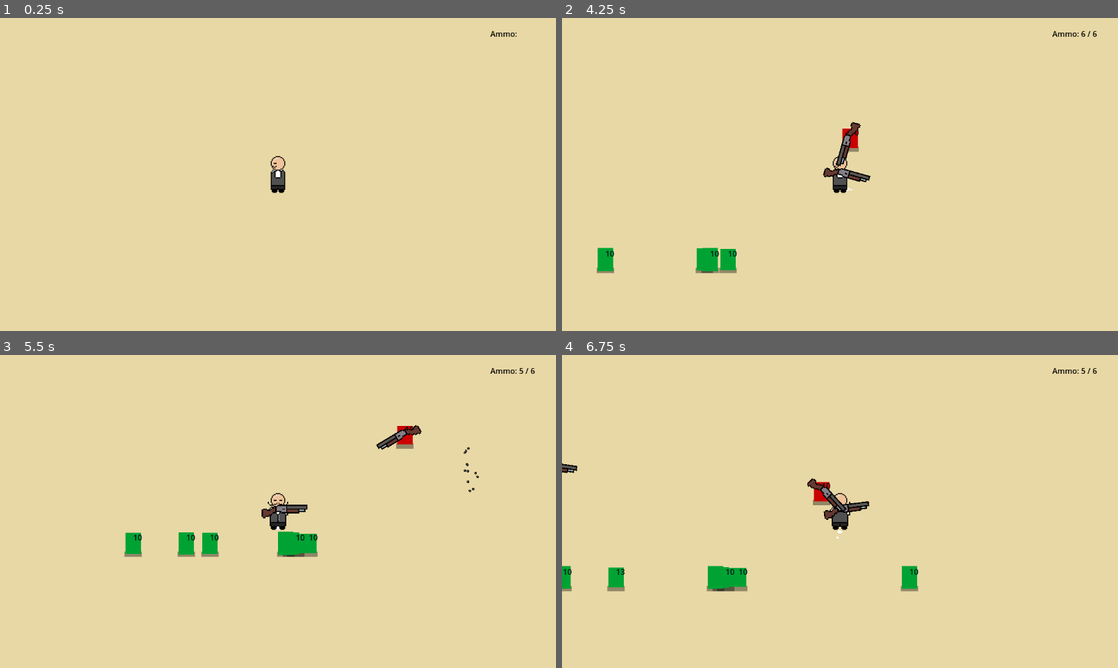
Above: before the commit, frames 1-4 (two rows, left to right).
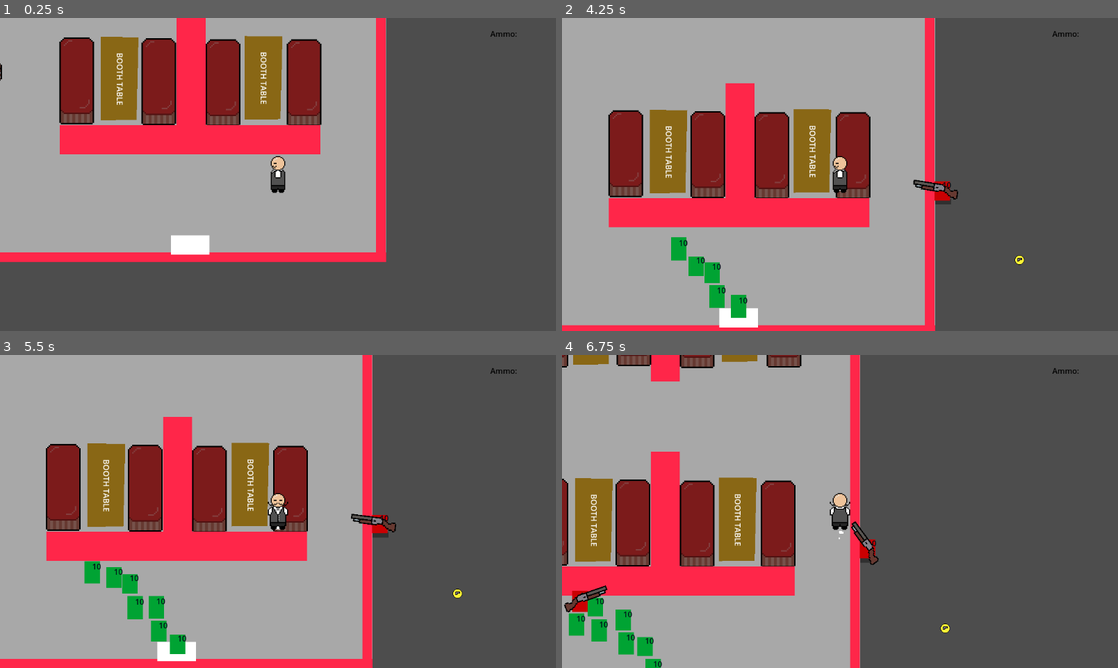
Above: after the commit, the same moments.

Repository: macgrubbers/Pizza-Shooty
Game: Godot game, scene res://scenes/game.tscn
The game is run twice, just before and just after one commit, with the same random seed, the same clock (stepped at 60 frames per second) and the same inputs. Sound files missing from this copy of the repository are replaced by a short silence.
Inputs (mouse positions are in pixels of both pictures, inside the frame that each line leads up to):
- Up to frame 1 (0.25 s): no input
- Up to frame 2 (4.25 s): tap Enter at 0.5 s; move the mouse to (962, 158) at 0.52 s; hold D (move_right) 0.53-1.28 s; tap 1 (spawn_customer) at 0.6, 1.55, 2.1, 3.05, 3.8 s; move the mouse to (728, 190) at 1.27 s; hold S (move_down) 1.28-2.03 s; click (728, 190) at 1.35 s; move the mouse to (895, 105) at 2.02 s; hold D (move_right) 2.03-2.78 s; move the mouse to (812, 237) at 2.77 s; hold W (move_up) 2.78-3.53 s; tap 2 (spawn_enemy) at 2.85 s; move the mouse to (1006, 221) at 3.52 s; hold A (move_left) from 3.53 s (still down); tap 3 (spawn_pickup) at 3.6 s; tap R (reload) at 4.15 s
- Up to frame 3 (5.5 s): move the mouse to (111, 464) at 4.27 s; tap 1 (spawn_customer) at 4.35, 5.3 s; move the mouse to (305, 511) at 5.02 s; release A (move_left) at 5.03 s; hold S (move_down) from 5.03 s (still down); click (305, 511) at 5.1 s
- Up to frame 4 (6.75 s): move the mouse to (756, 433) at 5.77 s; release S (move_down) at 5.78 s; hold D (move_right) 5.78-6.53 s; tap 1 (spawn_customer) at 5.85 s; move the mouse to (962, 495) at 6.52 s; hold W (move_up) from 6.53 s (still down); tap 2 (spawn_enemy) at 6.6 s

The runs differ from the first frame. In frame 1, 100% of the frame differs, in the area x 0-100%, y 0-100%; in frame 2, 100%; in frame 3, 100%; in frame 4, 100%.
Error before the commit: Invalid access to property or key 'is_sat_in' on a base object of type 'Nil'. (res://scripts/customer.gd:31)

Commit message:
Added stage scene
stage.tcsn now holds level
created Wall.tcsn to hold a wall node
Customers spawn at the "Enterance"
Pathfinding for customers is a lil wonky, as to be expected

Diff:
--- a/scenes/Decor/Booth.tscn
+++ b/scenes/Decor/Booth.tscn
@@ -1,19 +1,21 @@
-[gd_scene load_steps=4 format=3 uid="uid://ctdugvwi7grry"]
+[gd_scene load_steps=4 format=3 uid="uid://bkb07wnnagn7j"]
 
 [ext_resource type="Script" path="res://scenes/Decor/table.gd" id="1_6jchb"]
-[ext_resource type="Texture2D" uid="uid://1uvbh02putth" path="res://assets/booth01.png" id="2_ypt73"]
+[ext_resource type="Texture2D" path="res://assets/booth01.png" id="2_ypt73"]
 
 [sub_resource type="RectangleShape2D" id="RectangleShape2D_jfloe"]
-size = Vector2(23, 44)
+size = Vector2(68, 142)
 
 [node name="Booth" type="StaticBody2D"]
+collision_layer = 0
 script = ExtResource("1_6jchb")
 
 [node name="CollisionShape2D" type="CollisionShape2D" parent="."]
-position = Vector2(1.5, 8)
+position = Vector2(3, 18)
 shape = SubResource("RectangleShape2D_jfloe")
 
 [node name="Sprite2D" type="Sprite2D" parent="."]
+scale = Vector2(3, 3)
 texture = ExtResource("2_ypt73")
 
 [node name="ChairPoint1" type="Node2D" parent="."]
--- /dev/null
+++ b/scenes/Decor/Wall.tscn
@@ -0,0 +1,14 @@
+[gd_scene load_steps=2 format=3 uid="uid://dgsmehl810rye"]
+
+[sub_resource type="RectangleShape2D" id="RectangleShape2D_4fydt"]
+
+[node name="Wall" type="StaticBody2D"]
+collision_layer = 2
+collision_mask = 63
+
+[node name="CollisionShape2D" type="CollisionShape2D" parent="."]
+shape = SubResource("RectangleShape2D_4fydt")
+
+[node name="Polygon2D" type="Polygon2D" parent="CollisionShape2D"]
+color = Color(1, 0.14902, 0.286275, 1)
+polygon = PackedVector2Array(-10, -10, -10, 10, 10, 10, 10, -10)
--- a/scenes/Decor/table.gd
+++ b/scenes/Decor/table.gd
@@ -2,25 +2,12 @@
 extends StaticBody2D
 
 @onready var chair = preload("res://scenes/Decor/chair.tscn")
-@onready var chairPoints: Array =[$ChairPoint1,
-								  $ChairPoint2,
-								  $ChairPoint3,
-								  $ChairPoint4]
 
 # Called when the node enters the scene tree for the first time.
 func _ready():
-	add_chairs()
 	print("Table at: " + str(position))
 
 
 # Called every frame. 'delta' is the elapsed time since the previous frame.
 func _process(delta):
 	pass
-
-func add_chairs():
-	for n in range(randi_range(1,4)):
-		var newChair = chair.instantiate()
-		newChair.position = chairPoints[n-1].global_position
-		get_parent().add_child(newChair)
-		get_parent().chair_list.append(newChair)
-		print("new chair at: " + str(newChair.position))
--- a/scenes/Decor/table.tscn
+++ b/scenes/Decor/table.tscn
@@ -4,7 +4,7 @@
 [ext_resource type="Texture2D" uid="uid://phac42s6x3tj" path="res://assets/test_table.png" id="1_u4jnm"]
 
 [sub_resource type="CapsuleShape2D" id="CapsuleShape2D_6tvvt"]
-radius = 13.3333
+radius = 11.3333
 height = 39.3333
 
 [node name="Table" type="StaticBody2D" groups=["table"]]
@@ -12,15 +12,16 @@
 collision_mask = 63
 script = ExtResource("1_msk4o")
 
+[node name="Sprite2D" type="Sprite2D" parent="."]
+scale = Vector2(3, 3)
+texture = ExtResource("1_u4jnm")
+
 [node name="CollisionShape2D" type="CollisionShape2D" parent="."]
-position = Vector2(0, 13)
+z_index = 1
+position = Vector2(0, -24)
 rotation = 1.5708
 scale = Vector2(3, 3)
 shape = SubResource("CapsuleShape2D_6tvvt")
-
-[node name="Sprite2D" type="Sprite2D" parent="."]
-scale = Vector2(3, 3)
-texture = ExtResource("1_u4jnm")
 
 [node name="ChairPoint1" type="Node2D" parent="."]
 position = Vector2(-74, 12)
--- a/scenes/People/player.tscn
+++ b/scenes/People/player.tscn
@@ -97,6 +97,7 @@
 height = 84.0
 
 [node name="Player" type="CharacterBody2D" groups=["player"]]
+z_as_relative = false
 collision_mask = 63
 motion_mode = 1
 script = ExtResource("1_sy1wy")
--- a/scenes/game.tscn
+++ b/scenes/game.tscn
@@ -1,66 +1,18 @@
-[gd_scene load_steps=6 format=3 uid="uid://bduw5gb057ino"]
+[gd_scene load_steps=5 format=3 uid="uid://bduw5gb057ino"]
 
 [ext_resource type="Script" path="res://scripts/game.gd" id="1_5vnjt"]
+[ext_resource type="PackedScene" uid="uid://dvd32pgkuim1i" path="res://scenes/stage.tscn" id="2_kptil"]
 [ext_resource type="PackedScene" uid="uid://cqpatfifsn3sg" path="res://scenes/People/player.tscn" id="2_n47hv"]
 [ext_resource type="Script" path="res://scripts/UI.gd" id="3_dhyx4"]
-
-[sub_resource type="RectangleShape2D" id="RectangleShape2D_7nvpe"]
-size = Vector2(2990, 70.6563)
-
-[sub_resource type="RectangleShape2D" id="RectangleShape2D_akqs3"]
-size = Vector2(112, 2379.5)
 
 [node name="Game" type="Node2D"]
 script = ExtResource("1_5vnjt")
 shake_decay_rate = 5.0
 
-[node name="Background" type="Polygon2D" parent="."]
-z_index = -50
-color = Color(0, 0.0705882, 0.0980392, 1)
-polygon = PackedVector2Array(-832, -896, -832, 1408, 2176, 1408, 2176, -896)
-
-[node name="StaticBody2D2" type="StaticBody2D" parent="Background"]
-collision_layer = 2
-collision_mask = 3
-
-[node name="CollisionShape2D" type="CollisionShape2D" parent="Background/StaticBody2D2"]
-position = Vector2(671, -888.328)
-shape = SubResource("RectangleShape2D_7nvpe")
-
-[node name="StaticBody2D" type="StaticBody2D" parent="Background"]
-collision_layer = 2
-collision_mask = 3
-
-[node name="CollisionShape2D" type="CollisionShape2D" parent="Background/StaticBody2D"]
-position = Vector2(671, 1441)
-shape = SubResource("RectangleShape2D_7nvpe")
-
-[node name="StaticBody2D3" type="StaticBody2D" parent="Background"]
-collision_layer = 2
-collision_mask = 3
-
-[node name="CollisionShape2D" type="CollisionShape2D" parent="Background/StaticBody2D3"]
-position = Vector2(-836, 274)
-shape = SubResource("RectangleShape2D_akqs3")
-
-[node name="StaticBody2D4" type="StaticBody2D" parent="Background"]
-collision_layer = 2
-collision_mask = 3
-
-[node name="CollisionShape2D" type="CollisionShape2D" parent="Background/StaticBody2D4"]
-position = Vector2(2182, 274.25)
-shape = SubResource("RectangleShape2D_akqs3")
-
-[node name="Ground" type="Polygon2D" parent="."]
-z_index = -49
-position = Vector2(-1024.25, -1143.83)
-scale = Vector2(2.94141, 4.42545)
-color = Color(0.913725, 0.847059, 0.65098, 1)
-polygon = PackedVector2Array(64, 56, 64, 320, 64, 584, 152.255, 584, 1088, 584, 1088, 176.31, 1088, 56, 670.247, 56, 569.748, 56)
+[node name="Stage" parent="." instance=ExtResource("2_kptil")]
 
 [node name="Player" parent="." groups=["right_hand"] instance=ExtResource("2_n47hv")]
 z_index = -2
-position = Vector2(576, 323)
 
 [node name="Camera2D" type="Camera2D" parent="Player"]
 
--- /dev/null
+++ b/scenes/stage.tscn
@@ -0,0 +1,359 @@
+[gd_scene load_steps=5 format=3 uid="uid://dvd32pgkuim1i"]
+
+[ext_resource type="PackedScene" uid="uid://dgsmehl810rye" path="res://scenes/Decor/Wall.tscn" id="2_twmpn"]
+[ext_resource type="PackedScene" uid="uid://bg7xr1u7y8vnu" path="res://scenes/Decor/table.tscn" id="3_w3kk2"]
+[ext_resource type="PackedScene" uid="uid://drprqv8w4mq" path="res://scenes/Decor/chair.tscn" id="4_aovj5"]
+[ext_resource type="PackedScene" uid="uid://bkb07wnnagn7j" path="res://scenes/Decor/Booth.tscn" id="4_oyvfe"]
+
+[node name="Stage" type="Polygon2D"]
+z_index = -10
+color = Color(0.658824, 0.658824, 0.658824, 1)
+polygon = PackedVector2Array(-800, -800, 800, -800, 800, 500, -800, 500)
+
+[node name="Wall" parent="." instance=ExtResource("2_twmpn")]
+position = Vector2(-804, -146)
+scale = Vector2(1, 65)
+
+[node name="Wall1" parent="." instance=ExtResource("2_twmpn")]
+position = Vector2(-3, -801)
+scale = Vector2(80, 1)
+
+[node name="Wall2" parent="." instance=ExtResource("2_twmpn")]
+position = Vector2(0, 501)
+scale = Vector2(80, 1)
+
+[node name="Wall3" parent="." instance=ExtResource("2_twmpn")]
+position = Vector2(789, -143)
+scale = Vector2(1, 65)
+
+[node name="Wall4" parent="." instance=ExtResource("2_twmpn")]
+position = Vector2(394, -671)
+scale = Vector2(3, 12)
+
+[node name="Wall5" parent="." instance=ExtResource("2_twmpn")]
+position = Vector2(396, -275)
+scale = Vector2(3, 12)
+
+[node name="Wall6" parent="." instance=ExtResource("2_twmpn")]
+position = Vector2(396, 110)
+scale = Vector2(3, 12)
+
+[node name="Wall7" parent="." instance=ExtResource("2_twmpn")]
+position = Vector2(394, 258)
+rotation = 1.5708
+scale = Vector2(3, 27)
+
+[node name="Enterance" type="Node2D" parent="."]
+position = Vector2(393.681, 475.67)
+
+[node name="EnteranceMat" type="Polygon2D" parent="Enterance"]
+polygon = PackedVector2Array(-40, 20, 40, 20, 40, -20, -40, -20)
+
+[node name="Kitchen" type="Node2D" parent="."]
+position = Vector2(720.697, -762.691)
+
+[node name="KitchenMat" type="Polygon2D" parent="Kitchen"]
+polygon = PackedVector2Array(-40, 20, 40, 20, 40, -20, -40, -20)
+
+[node name="Booth1" parent="." instance=ExtResource("4_oyvfe")]
+position = Vector2(452, -700)
+
+[node name="Booth2" parent="." instance=ExtResource("4_oyvfe")]
+position = Vector2(459, -273)
+
+[node name="Booth3" parent="." instance=ExtResource("4_oyvfe")]
+position = Vector2(459, 140)
+
+[node name="Booth4" parent="." instance=ExtResource("4_oyvfe")]
+position = Vector2(627, 140)
+
+[node name="Booth5" parent="." instance=ExtResource("4_oyvfe")]
+position = Vector2(639, -274)
+
+[node name="Booth6" parent="." instance=ExtResource("4_oyvfe")]
+position = Vector2(618, -704)
+
+[node name="Booth7" parent="." instance=ExtResource("4_oyvfe")]
+position = Vector2(326, 138)
+
+[node name="Booth8" parent="." instance=ExtResource("4_oyvfe")]
+position = Vector2(328, -277)
+
+[node name="Booth9" parent="." instance=ExtResource("4_oyvfe")]
+position = Vector2(155, -699)
+
+[node name="Booth10" parent="." instance=ExtResource("4_oyvfe")]
+position = Vector2(323, -698)
+
+[node name="Booth11" parent="." instance=ExtResource("4_oyvfe")]
+position = Vector2(156, 136)
+
+[node name="Booth12" parent="." instance=ExtResource("4_oyvfe")]
+position = Vector2(156, -274)
+
+[node name="Table1" parent="." instance=ExtResource("3_w3kk2")]
+position = Vector2(-608, -640)
+
+[node name="Chair1" parent="Table1" instance=ExtResource("4_aovj5")]
+position = Vector2(-86, -2)
+
+[node name="Chair2" parent="Table1" instance=ExtResource("4_aovj5")]
+position = Vector2(88, -2)
+
+[node name="Chair3" parent="Table1" instance=ExtResource("4_aovj5")]
+position = Vector2(46, 37)
+
+[node name="Chair4" parent="Table1" instance=ExtResource("4_aovj5")]
+position = Vector2(-38, 38)
+
+[node name="Chair5" parent="Table1" instance=ExtResource("4_aovj5")]
+position = Vector2(-39, -74)
+
+[node name="Chair6" parent="Table1" instance=ExtResource("4_aovj5")]
+position = Vector2(42, -73)
+
+[node name="Table2" parent="." instance=ExtResource("3_w3kk2")]
+position = Vector2(-93, -642)
+
+[node name="Chair1" parent="Table2" instance=ExtResource("4_aovj5")]
+position = Vector2(-86, -2)
+
+[node name="Chair2" parent="Table2" instance=ExtResource("4_aovj5")]
+position = Vector2(88, -2)
+
+[node name="Chair3" parent="Table2" instance=ExtResource("4_aovj5")]
+position = Vector2(46, 37)
+
+[node name="Chair4" parent="Table2" instance=ExtResource("4_aovj5")]
+position = Vector2(-38, 38)
+
+[node name="Chair5" parent="Table2" instance=ExtResource("4_aovj5")]
+position = Vector2(-39, -74)
+
+[node name="Chair6" parent="Table2" instance=ExtResource("4_aovj5")]
+position = Vector2(42, -73)
+
+[node name="Table3" parent="." instance=ExtResource("3_w3kk2")]
+position = Vector2(-342, -453)
+
+[node name="Chair3" parent="Table3" instance=ExtResource("4_aovj5")]
+position = Vector2(46, 37)
+
+[node name="Chair4" parent="Table3" instance=ExtResource("4_aovj5")]
+position = Vector2(-38, 38)
+
+[node name="Chair5" parent="Table3" instance=ExtResource("4_aovj5")]
+position = Vector2(-39, -74)
+
+[node name="Chair6" parent="Table3" instance=ExtResource("4_aovj5")]
+position = Vector2(42, -73)
+
+[node name="Table4" parent="." instance=ExtResource("3_w3kk2")]
+position = Vector2(-606, -300)
+
+[node name="Chair2" parent="Table4" instance=ExtResource("4_aovj5")]
+position = Vector2(88, -2)
+
+[node name="Chair3" parent="Table4" instance=ExtResource("4_aovj5")]
+position = Vector2(46, 37)
+
+[node name="Chair6" parent="Table4" instance=ExtResource("4_aovj5")]
+position = Vector2(42, -73)
+
+[node name="Table5" parent="." instance=ExtResource("3_w3kk2")]
+position = Vector2(-101, -311)
+
+[node name="Chair1" parent="Table5" instance=ExtResource("4_aovj5")]
+position = Vector2(-86, -2)
+
+[node name="Chair4" parent="Table5" instance=ExtResource("4_aovj5")]
+position = Vector2(-38, 38)
+
+[node name="Chair5" parent="Table5" instance=ExtResource("4_aovj5")]
+position = Vector2(-39, -74)
+
+[node name="Chair6" parent="Table5" instance=ExtResource("4_aovj5")]
+position = Vector2(42, -73)
+
+[node name="Table6" parent="." instance=ExtResource("3_w3kk2")]
+position = Vector2(-338, -87)
+
+[node name="Chair1" parent="Table6" instance=ExtResource("4_aovj5")]
+position = Vector2(-86, -2)
+
+[node name="Chair4" parent="Table6" instance=ExtResource("4_aovj5")]
+position = Vector2(-38, 38)
+
+[node name="Chair5" parent="Table6" instance=ExtResource("4_aovj5")]
+position = Vector2(-39, -74)
+
+[node name="Table7" parent="." instance=ExtResource("3_w3kk2")]
+position = Vector2(-101, 119)
+
+[node name="Chair1" parent="Table7" instance=ExtResource("4_aovj5")]
+position = Vector2(-86, -2)
+
+[node name="Chair2" parent="Table7" instance=ExtResource("4_aovj5")]
+position = Vector2(88, -2)
+
+[node name="Chair4" parent="Table7" instance=ExtResource("4_aovj5")]
+position = Vector2(3, 51)
+
+[node name="Chair6" parent="Table7" instance=ExtResource("4_aovj5")]
+position = Vector2(-2, -76)
+
+[node name="Wall8" parent="." instance=ExtResource("2_twmpn")]
+position = Vector2(394, 258)
+rotation = 1.5708
+scale = Vector2(3, 27)
+
+[node name="Bar" type="StaticBody2D" parent="."]
+
+[node name="BarPolygon" type="Polygon2D" parent="Bar"]
+color = Color(0.435294, 0.294118, 0, 1)
+polygon = PackedVector2Array(-389, 498, -389, 386, -460, 300, -688, 298, -688, 229, -455, 231, -431, 229, -318, 372, -315, 497)
+
+[node name="BarCollision" type="CollisionPolygon2D" parent="Bar"]
+polygon = PackedVector2Array(-389, 498, -389, 386, -460, 300, -688, 298, -688, 229, -455, 231, -431, 229, -318, 372, -315, 497)
+
+[node name="Label" type="Label" parent="Bar"]
+offset_left = -445.0
+offset_top = 306.0
+offset_right = -178.0
+offset_bottom = 346.0
+text = "BAR TABLE"
+
+[node name="BoothTable1" type="StaticBody2D" parent="."]
+position = Vector2(244, 145)
+
+[node name="Polygon2D" type="Polygon2D" parent="BoothTable1"]
+color = Color(0.541176, 0.407843, 0.0862745, 1)
+polygon = PackedVector2Array(-35, -100, 43, -99, 39, 72, -35, 73)
+
+[node name="CollisionPolygon2D" type="CollisionPolygon2D" parent="BoothTable1"]
+polygon = PackedVector2Array(-35, -100, 43, -99, 39, 72, -35, 73)
+
+[node name="Label" type="Label" parent="BoothTable1"]
+offset_left = 16.0
+offset_top = -67.0
+offset_right = 125.0
+offset_bottom = -44.0
+rotation = 1.5708
+text = "BOOTH TABLE"
+
+[node name="BoothTable2" type="StaticBody2D" parent="."]
+position = Vector2(542.115, 143.51)
+
+[node name="Polygon2D" type="Polygon2D" parent="BoothTable2"]
+color = Color(0.541176, 0.407843, 0.0862745, 1)
+polygon = PackedVector2Array(-35, -100, 43, -99, 39, 72, -35, 73)
+
+[node name="CollisionPolygon2D" type="CollisionPolygon2D" parent="BoothTable2"]
+polygon = PackedVector2Array(-35, -100, 43, -99, 39, 72, -35, 73)
+
+[node name="Label" type="Label" parent="BoothTable2"]
+offset_left = 16.0
+offset_top = -67.0
+offset_right = 125.0
+offset_bottom = -44.0
+rotation = 1.5708
+text = "BOOTH TABLE"
+
+[node name="BoothTable3" type="StaticBody2D" parent="."]
+position = Vector2(239.457, -262.872)
+
+[node name="Polygon2D" type="Polygon2D" parent="BoothTable3"]
+color = Color(0.541176, 0.407843, 0.0862745, 1)
+polygon = PackedVector2Array(-35, -100, 43, -99, 39, 72, -35, 73)
+
+[node name="CollisionPolygon2D" type="CollisionPolygon2D" parent="BoothTable3"]
+polygon = PackedVector2Array(-35, -100, 43, -99, 39, 72, -35, 73)
+
+[node name="Label" type="Label" parent="BoothTable3"]
+offset_left = 16.0
+offset_top = -67.0
+offset_right = 125.0
+offset_bottom = -44.0
+rotation = 1.5708
+text = "BOOTH TABLE"
+
+[node name="BoothTable4" type="StaticBody2D" parent="."]
+position = Vector2(548.108, -268.866)
+
+[node name="Polygon2D" type="Polygon2D" parent="BoothTable4"]
+color = Color(0.541176, 0.407843, 0.0862745, 1)
+polygon = PackedVector2Array(-35, -100, 43, -99, 39, 72, -35, 73)
+
+[node name="CollisionPolygon2D" type="CollisionPolygon2D" parent="BoothTable4"]
+polygon = PackedVector2Array(-35, -100, 43, -99, 39, 72, -35, 73)
+
+[node name="Label" type="Label" parent="BoothTable4"]
+offset_left = 16.0
+offset_top = -67.0
+offset_right = 125.0
+offset_bottom = -44.0
+rotation = 1.5708
+text = "BOOTH TABLE"
+
+[node name="BoothTable5" type="StaticBody2D" parent="."]
+position = Vector2(240.955, -687.091)
+
+[node name="Polygon2D" type="Polygon2D" parent="BoothTable5"]
+color = Color(0.541176, 0.407843, 0.0862745, 1)
+polygon = PackedVector2Array(-35, -100, 43, -99, 39, 72, -35, 73)
+
+[node name="CollisionPolygon2D" type="CollisionPolygon2D" parent="BoothTable5"]
+polygon = PackedVector2Array(-35, -100, 43, -99, 39, 72, -35, 73)
+
+[node name="Label" type="Label" parent="BoothTable5"]
+offset_left = 16.0
+offset_top = -67.0
+offset_right = 125.0
+offset_bottom = -44.0
+rotation = 1.5708
+text = "BOOTH TABLE"
+
+[node name="BoothTable6" type="StaticBody2D" parent="."]
+position = Vector2(533.125, -688.59)
+
+[node name="Polygon2D" type="Polygon2D" parent="BoothTable6"]
+color = Color(0.541176, 0.407843, 0.0862745, 1)
+polygon = PackedVector2Array(-35, -100, 43, -99, 39, 72, -35, 73)
+
+[node name="CollisionPolygon2D" type="CollisionPolygon2D" parent="BoothTable6"]
+polygon = PackedVector2Array(-35, -100, 43, -99, 39, 72, -35, 73)
+
+[node name="Label" type="Label" parent="BoothTable6"]
+offset_left = 16.0
+offset_top = -67.0
+offset_right = 125.0
+offset_bottom = -44.0
+rotation = 1.5708
+text = "BOOTH TABLE"
+
+[node name="Chair1" parent="." instance=ExtResource("4_aovj5")]
+position = Vector2(-297, 439)
+
+[node name="Chair2" parent="." instance=ExtResource("4_aovj5")]
+position = Vector2(-298, 384)
+
+[node name="Chair3" parent="." instance=ExtResource("4_aovj5")]
+position = Vector2(-317, 335)
+
+[node name="Chair4" parent="." instance=ExtResource("4_aovj5")]
+position = Vector2(-355, 279)
+
+[node name="Chair5" parent="." instance=ExtResource("4_aovj5")]
+position = Vector2(-398, 229)
+
+[node name="Chair6" parent="." instance=ExtResource("4_aovj5")]
+position = Vector2(-463, 205)
+
+[node name="Chair7" parent="." instance=ExtResource("4_aovj5")]
+position = Vector2(-530, 203)
+
+[node name="Chair8" parent="." instance=ExtResource("4_aovj5")]
+position = Vector2(-589, 204)
+
+[node name="Chair9" parent="." instance=ExtResource("4_aovj5")]
+position = Vector2(-660, 202)
--- a/scripts/customer.gd
+++ b/scripts/customer.gd
@@ -28,14 +28,15 @@
 	find_nearest_chair()
 
 func _physics_process(delta):
-	if closestChair.is_sat_in:
-		find_nearest_chair()
-	if status == "Walking" and !is_sitting:
-		var dir = (closestChair.global_position - global_position).normalized()
-		velocity = dir * speed
-		# Handle push
-		push_back(delta)
-		move_and_slide()
+	if closestChair:
+		if closestChair.is_sat_in:
+			find_nearest_chair()
+		if status == "Walking" and !is_sitting:
+			var dir = (closestChair.global_position - global_position).normalized()
+			velocity = dir * speed
+			# Handle push
+			push_back(delta)
+			move_and_slide()
 	#if status == "At Table":
 		#pass
 
--- a/scripts/game.gd
+++ b/scripts/game.gd
@@ -7,7 +7,6 @@
 var start_pos: Vector2
 var enemy_list: Array = []
 var table_list: Array = []
-var chair_list: Array = []
 var customer_list: Array = []
 var pickup_list: Array = []
 var bullet_list: Array = []
@@ -86,7 +85,8 @@
 
 func spawn_customer():
 	var newCustomer = customer_class.instantiate()
-	var startingPosition = Vector2(randf_range(100,1000),500)
+	var startingPosition = $Stage/Enterance.global_position
+	var chair_list = get_tree().get_nodes_in_group('chair')
 	newCustomer.set_position(startingPosition)
 	newCustomer.setup(startingPosition, chair_list)
 	newCustomer.connect("customer_destroyed", on_customer_destroyed)
